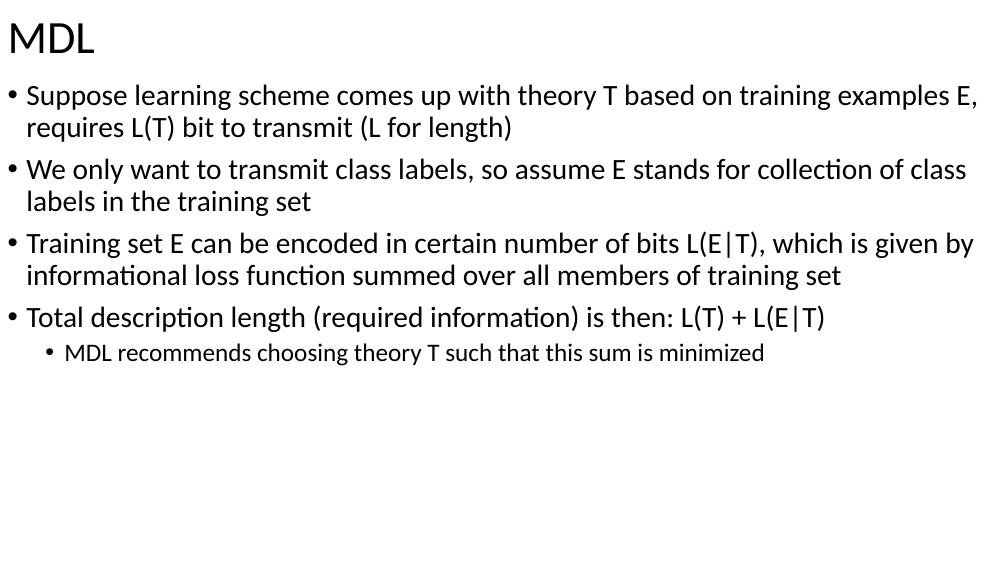
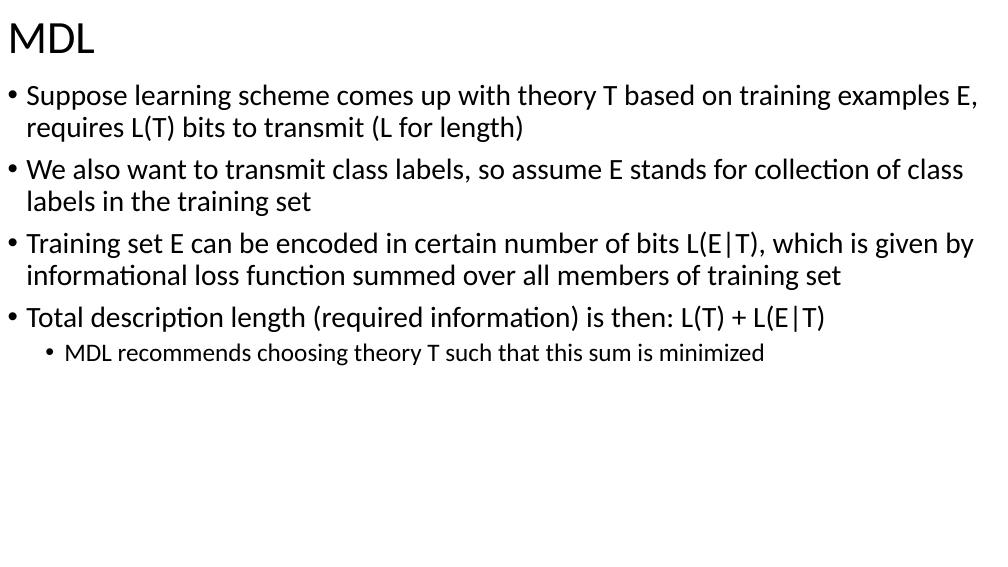
Before and after one commit to russellu/cs405, a slide deck: slide 8 of Lecture_13.pptx (slide 9 before the commit). Drawn at 1008x567 pixels with LibreOffice and Linux fonts; fonts in the diff are those of the drawing. Boxes give left, top, right and bottom in pixels: in the first picture for what was removed or moved away, otherwise in the second. Text is boxed around its words. In the diff, an @@ line names an element or a change of style, - is before the commit and + after.

```diff
--- a/Lecture_13.pptx
+++ b/Lecture_13.pptx
@@ text at <box>26,84,978,216</box>: text changed @@
-• Suppose learning scheme comes up with theory T based on training examples E, requires L(T) bit to transmit (L for length)
-• We only want to transmit class labels, so assume E stands for collection of class labels in the training set
+• Suppose learning scheme comes up with theory T based on training examples E, requires L(T) bits to transmit (L for length)
+• We also want to transmit class labels, so assume E stands for collection of class labels in the training set
```
Also in this commit, not shown: 6 other slides changed, 2 slides added, 1 slide removed, 1 other file.
